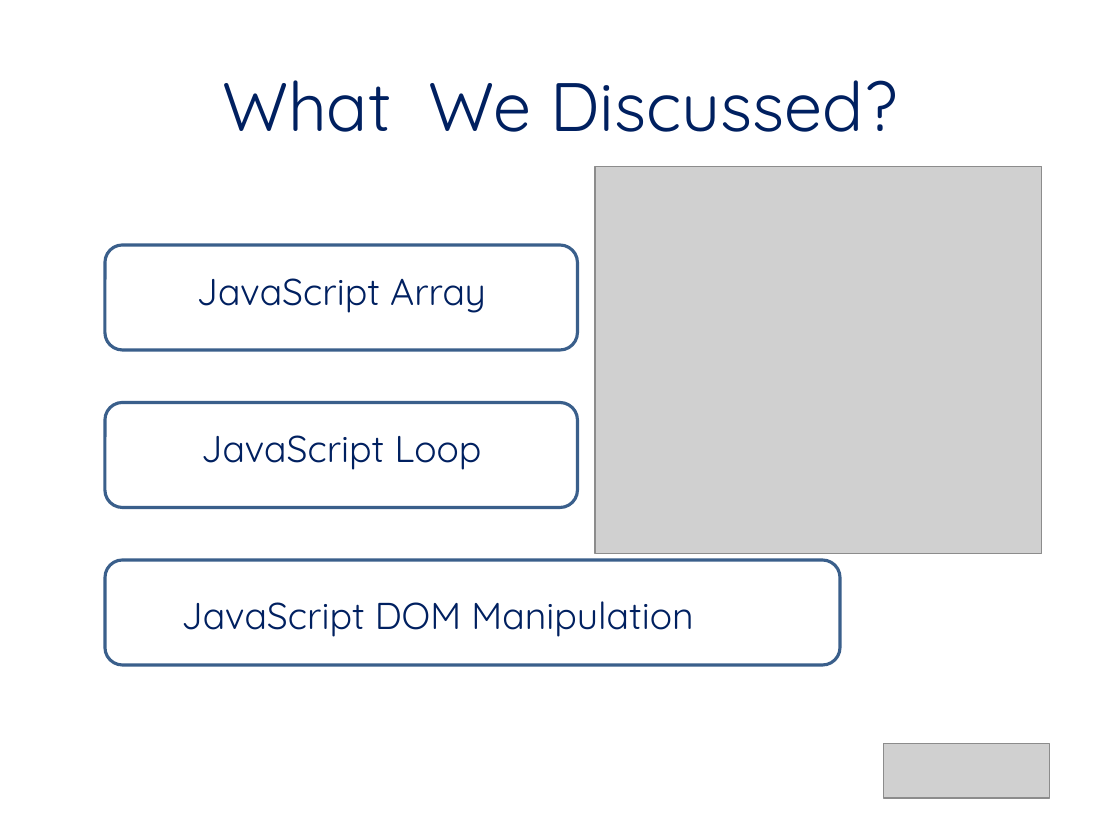
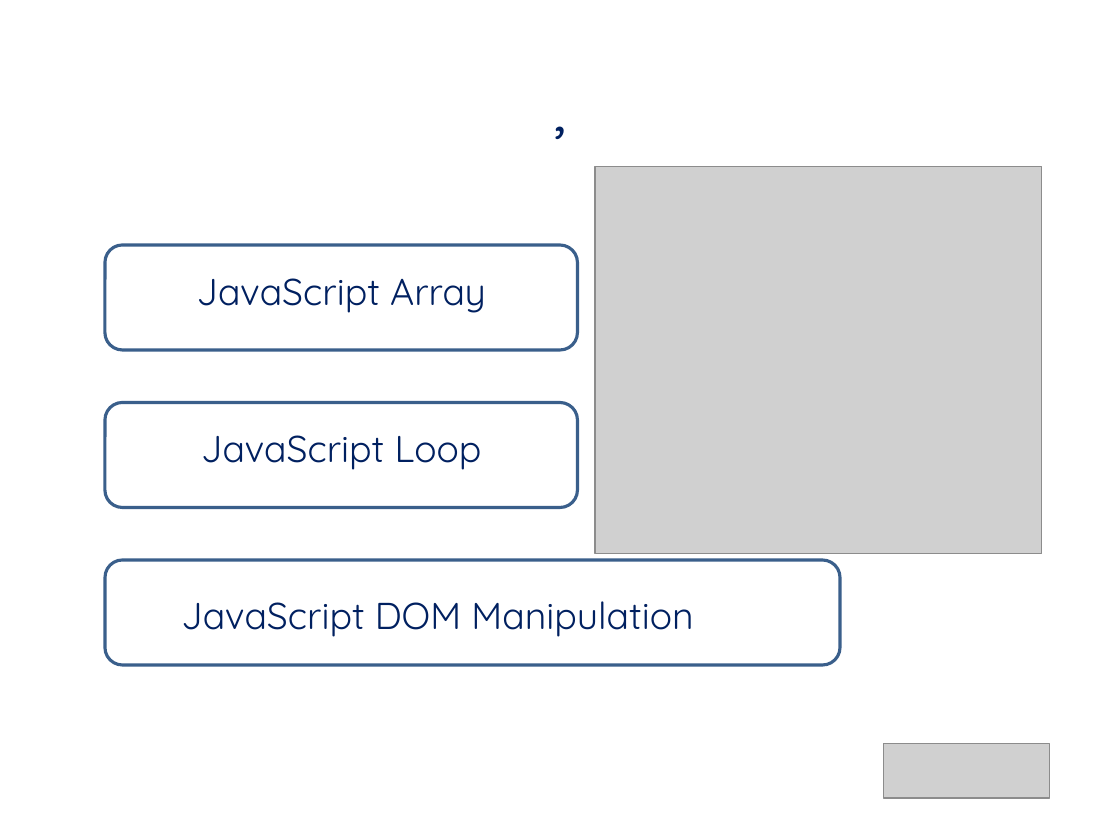
Before and after one commit to Aitrich-Academy/SM-04-Batch, a slide deck: slide 21 of JavaScript/Ppt/JavascriptChapter2.pptx. Drawn at 1120x840 pixels with LibreOffice and Linux fonts; fonts in the diff are those of the drawing; grey boxes stand for pictures. Boxes give left, top, right and bottom in pixels: in the first picture for what was removed or moved away, otherwise in the second. Text is boxed around its words. In the diff, an @@ line names an element or a change of style, - is before the commit and + after.

```diff
--- a/JavaScript/Ppt/JavascriptChapter2.pptx
+++ b/JavaScript/Ppt/JavascriptChapter2.pptx
@@ title at [222,80,898,132]: text changed @@
-What We Discussed?
+,
```
Also in this commit, not shown: 1 other slide changed, 5 other files.
